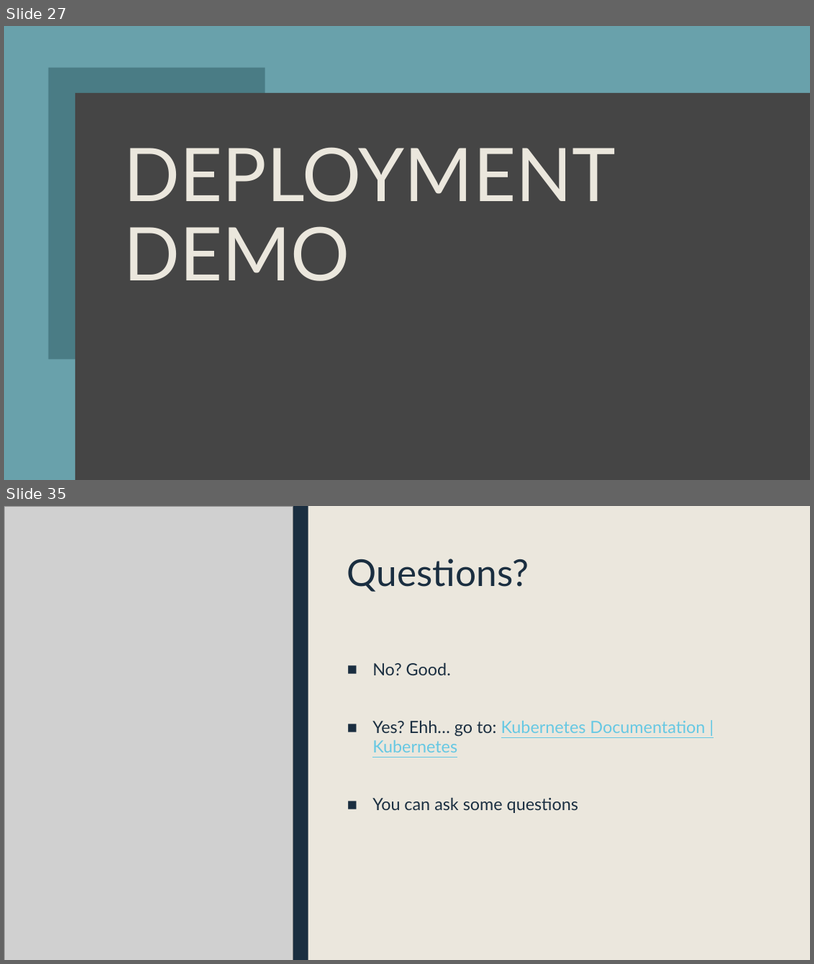
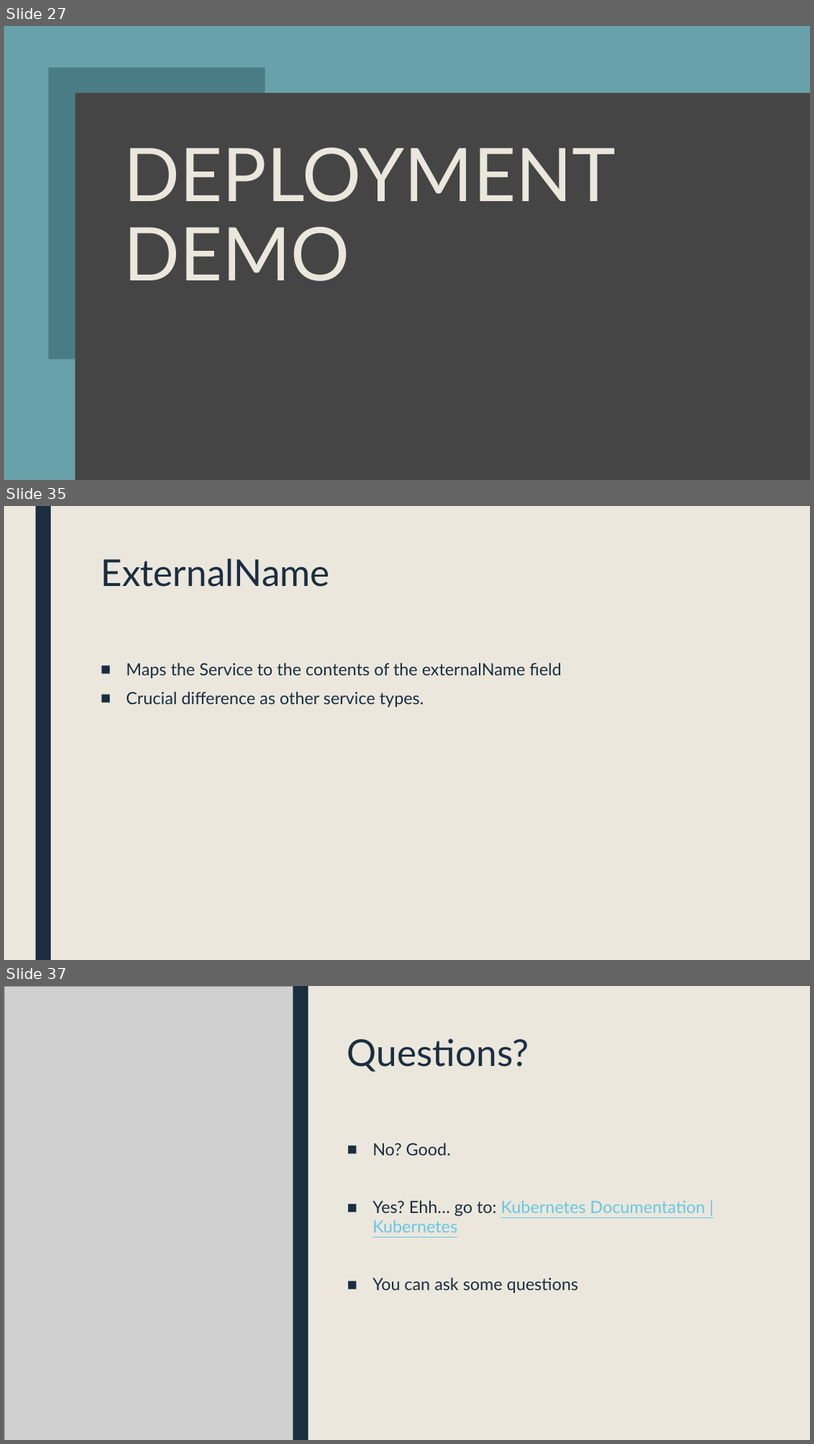
Before and after one commit to sebivenlo/ESD-2023-Kubernetes, a slide deck: presentation/Kubernetes.pptx. Shown one above the other, each under a label of ours: slides 27 and 35 before the commit, slides 27, 35 and 37 after it; the slides between them are not shown. The pictures are 814x964 and 814x1444 pixels, drawn with LibreOffice and Linux fonts; fonts in the diff are those of the drawing; grey boxes stand for pictures. Boxes give left, top, right and bottom in pixels: in the first picture for what was removed or moved away, otherwise in the second. Text is boxed around its words. In the diff, an @@ line names an element or a change of style, - is before the commit and + after.

Commit message:
Changes in slides about services
I Improved the slides regarding the Services in kubernetes.

```diff
--- a/presentation/Kubernetes.pptx
+++ b/presentation/Kubernetes.pptx
@@ slide 35 added at [4,506,810,960], background #EBE7DD; not listed: 1 template element that a slide beside it also shows @@
@@ title added at [100,559,329,587], 44 pt, text #1A2E40 @@
+ExternalName
@@ text added at [126,663,561,707], 20 pt, text #1A2E40 @@
+■ Maps the Service to the contents of the externalName field
+■ Crucial difference as other service types.
@@ what was slide 35 is now slide 37 @@
```
Also in this commit, not shown: 3 slides changed, 4 other slides added, 3 slides removed.
